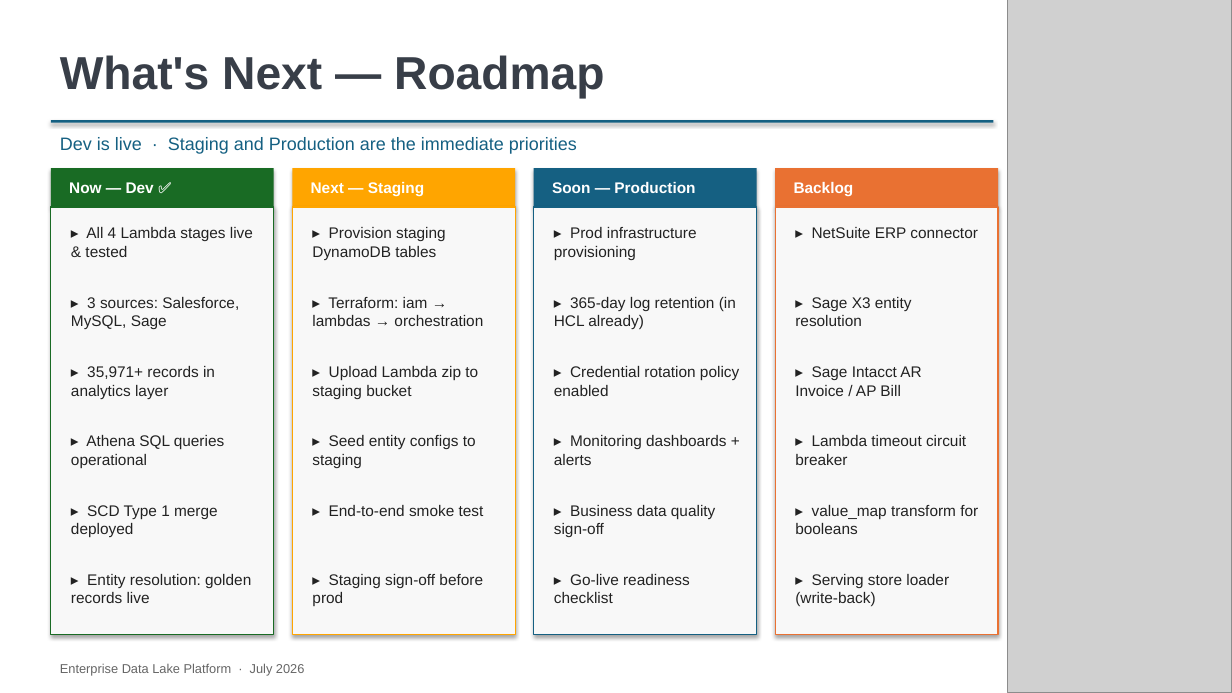
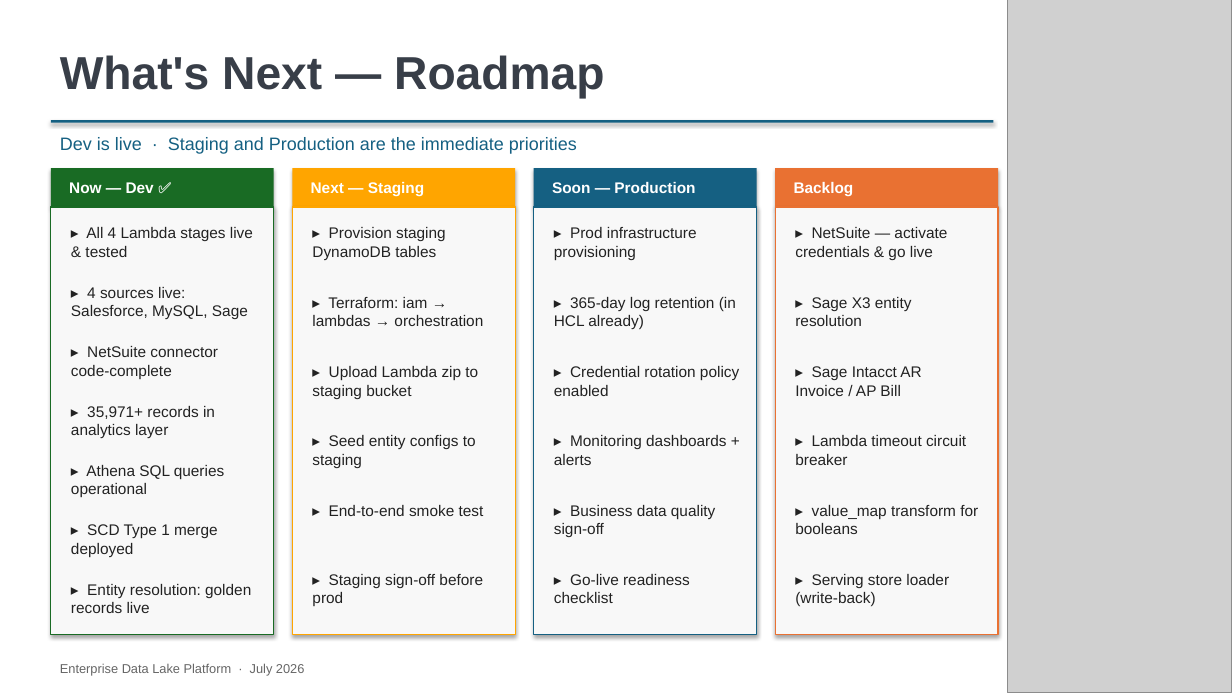
Before and after one commit to deepnarayan-sierradev/DataLake, a slide deck: slide 16 of Enterprise_Data_Lake_Platform_v2.pptx. Drawn at 1232x693 pixels with LibreOffice and Linux fonts; fonts in the diff are those of the drawing; grey boxes stand for pictures. Boxes give left, top, right and bottom in pixels: in the first picture for what was removed or moved away, otherwise in the second. Text is boxed around its words. In the diff, an @@ line names an element or a change of style, - is before the commit and + after.

```diff
--- a/Enterprise_Data_Lake_Platform_v2.pptx
+++ b/Enterprise_Data_Lake_Platform_v2.pptx
@@ text at [795,227,947,260]: text changed @@
-▸ NetSuite ERP connector
+▸ NetSuite — activate credentials & go live
@@ text at [71,287,248,319]: text changed @@
-▸ 3 sources: Salesforce, MySQL, Sage
+▸ 4 sources live: Salesforce, MySQL, Sage
@@ text added at [71,346,217,379], 12 pt, text #222222 @@
+▸ NetSuite connector code-complete
@@ text "▸ 35,971+ records in analytics ...": place and size @@
-text "▸ 35,971+ records in analytics ..." at [71,366,215,399]
+text "▸ 35,971+ records in analytics ..." at [71,406,215,438]
@@ text "▸ Athena SQL queries operational": place and size @@
-text "▸ Athena SQL queries operational" at [71,435,224,468]
+text "▸ Athena SQL queries operational" at [71,465,224,497]
@@ text "▸ SCD Type 1 merge ...": place and size @@
-text "▸ SCD Type 1 merge ..." at [71,505,218,537]
+text "▸ SCD Type 1 merge ..." at [71,524,218,557]
@@ text "▸ Entity resolution: golden records ...": place and size @@
-text "▸ Entity resolution: golden records ..." at [71,574,251,603]
+text "▸ Entity resolution: golden records ..." at [71,584,251,613]
```
Also in this commit, not shown: 8 other slides changed, 1 other file.
